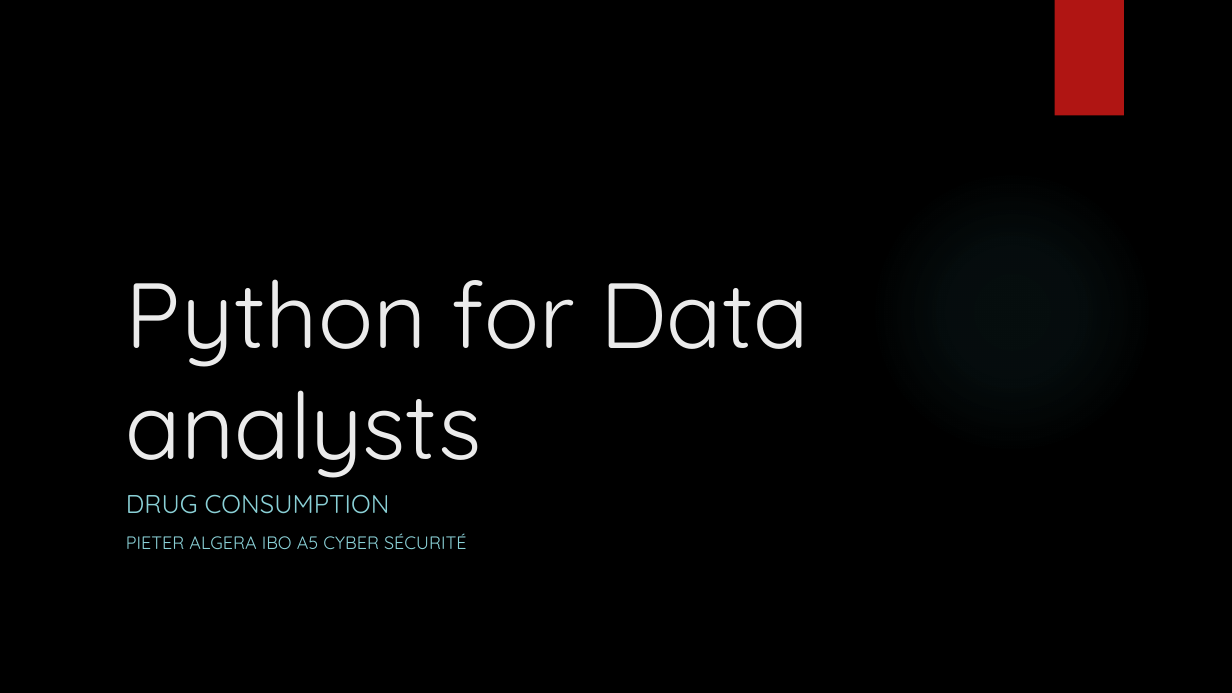
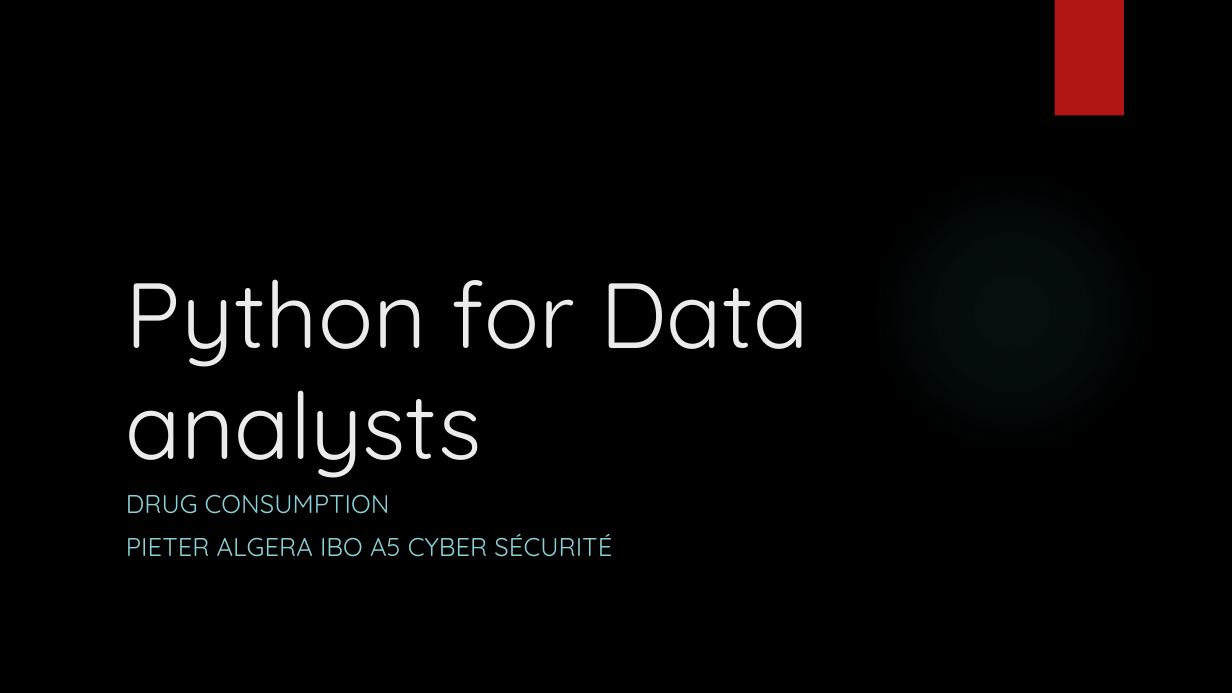
Before and after one commit to FearlessClock/PythonDataAnalyste, a slide deck: slide 1 of Drug consuption Pieter Algera.pptx. Drawn at 1232x693 pixels with LibreOffice and Linux fonts; fonts in the diff are those of the drawing; background and template pictures are left out. Boxes give left, top, right and bottom in pixels: in the first picture for what was removed or moved away, otherwise in the second. Text is boxed around its words. In the diff, an @@ line names an element or a change of style, - is before the commit and + after.

```diff
--- a/Drug consuption Pieter Algera.pptx
+++ b/Drug consuption Pieter Algera.pptx
@@ subtitle at bbox=[126, 534, 612, 557]: size 14 to 20 pt in "PIETER ALGERA IBO A5 CYBER SÉCURITÉ" @@
```
Also in this commit, not shown: 2 other slides changed, 12 slides added, 1 other file.
